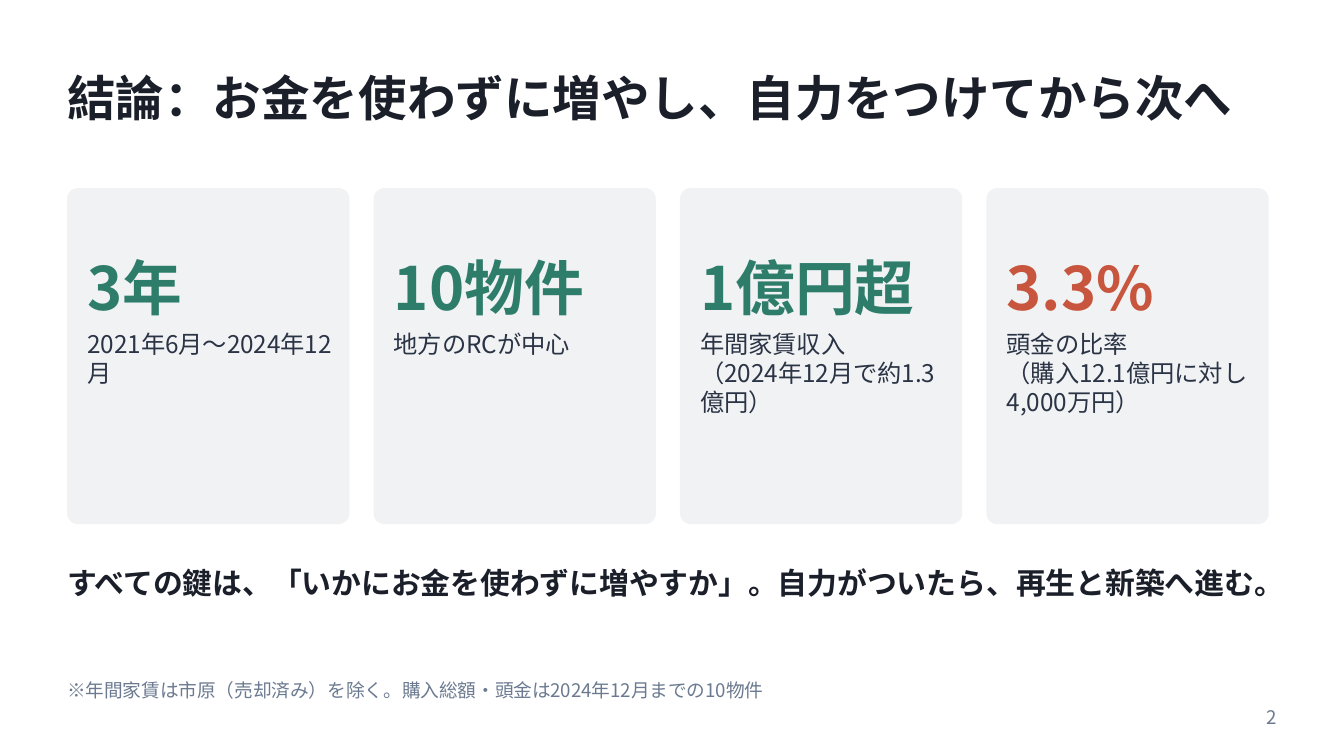
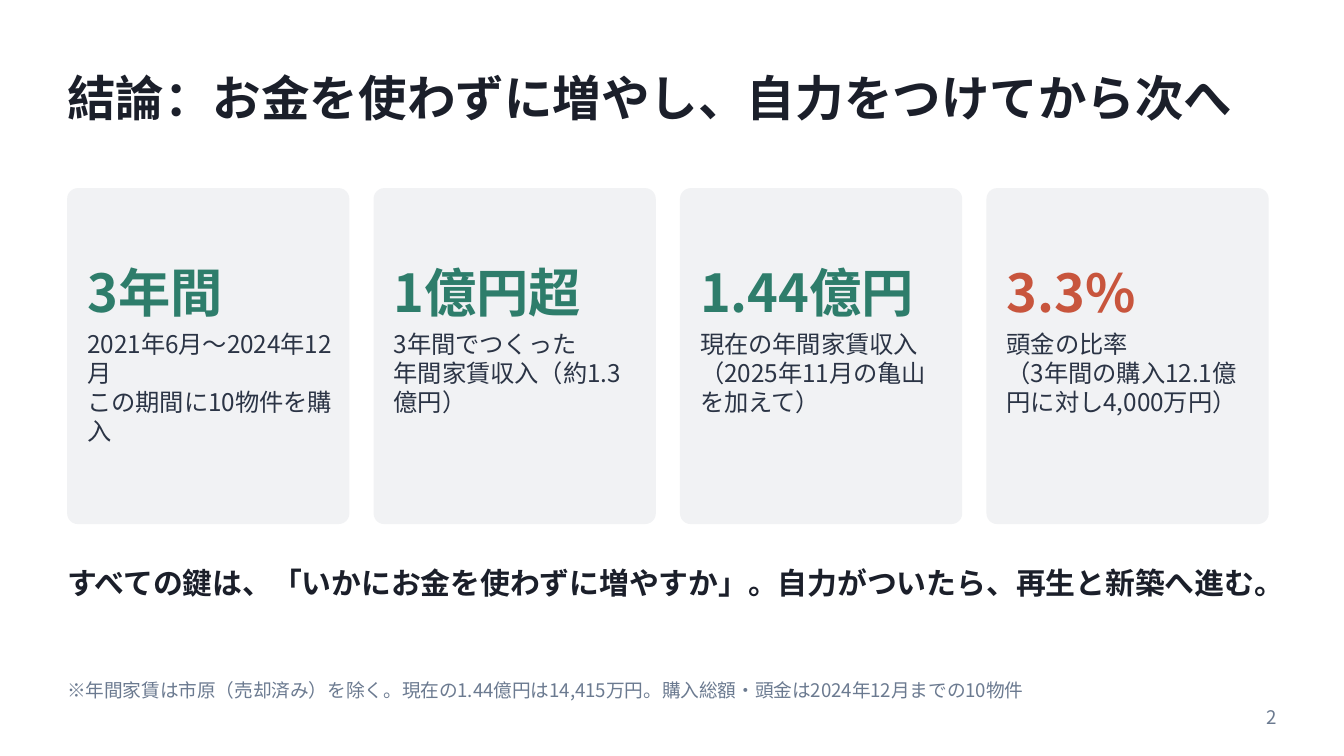
Before and after one commit to daisuke2009/avatars1, a slide deck: slide 2 of presentations/20261023_弱者の戦略_発表資料.pptx. Drawn at 1344x756 pixels with LibreOffice and Linux fonts; fonts in the diff are those of the drawing. Boxes give left, top, right and bottom in pixels: in the first picture for what was removed or moved away, otherwise in the second. Text is boxed around its words. In the diff, an @@ line names an element or a change of style, - is before the commit and + after.

```diff
--- a/presentations/20261023_弱者の戦略_発表資料.pptx
+++ b/presentations/20261023_弱者の戦略_発表資料.pptx
@@ text "3.3%" at (x1=1007, y1=272, x2=1136, y2=313): size 32 to 28 pt @@
@@ text at (x1=87, y1=267, x2=222, y2=317): text changed; size 32 to 28 pt @@
-3年
+3年間
@@ text at (x1=394, y1=267, x2=581, y2=317): text changed; size 32 to 28 pt @@
-10物件
+1億円超
@@ text at (x1=700, y1=267, x2=914, y2=317): text changed; size 32 to 28 pt @@
-1億円超
+1.44億円
@@ text at (x1=394, y1=332, x2=621, y2=384): text changed @@
-地方のRCが中心
+3年間でつくった
+年間家賃収入（約1.3億円）
@@ text at (x1=700, y1=332, x2=918, y2=355): text changed @@
-年間家賃収入
-（2024年12月で約1.3億円）
+現在の年間家賃収入
+（2025年11月の亀山を加えて）
@@ text at (x1=1007, y1=361, x2=1237, y2=416): text changed @@
-（購入12.1億円に対し4,000万円）
+（3年間の購入12.1億円に対し4,000万円）
@@ text at (x1=87, y1=390, x2=332, y2=413): paragraph added @@
+この期間に10物件を購入
@@ text at (x1=67, y1=681, x2=1023, y2=701): text changed @@
-※年間家賃は市原（売却済み）を除く。購入総額・頭金は2024年12月までの10物件
+※年間家賃は市原（売却済み）を除く。現在の1.44億円は14,415万円。購入総額・頭金は2024年12月までの10物件
```
Also in this commit, not shown: 3 other slides changed, 2 slides added, 1 slide removed.
